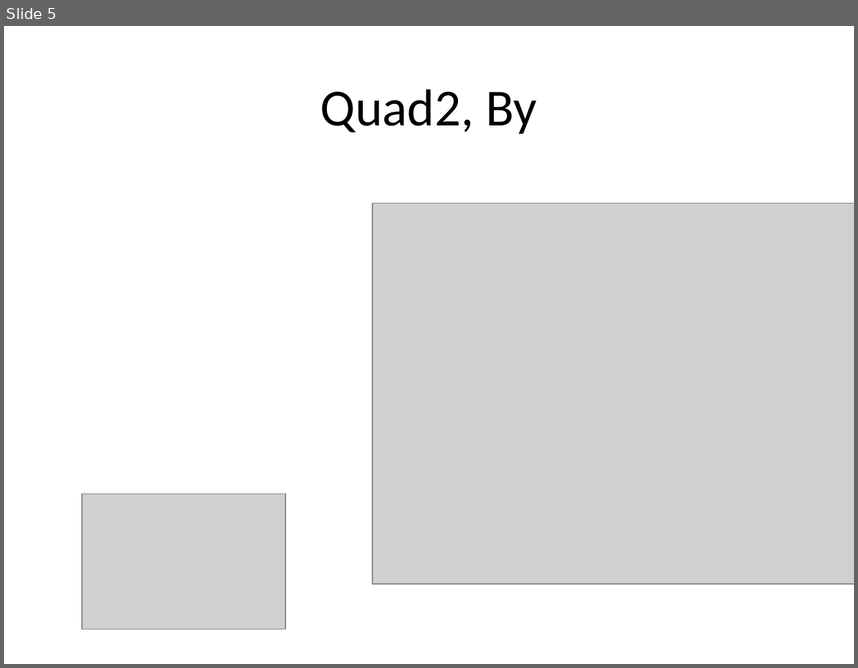
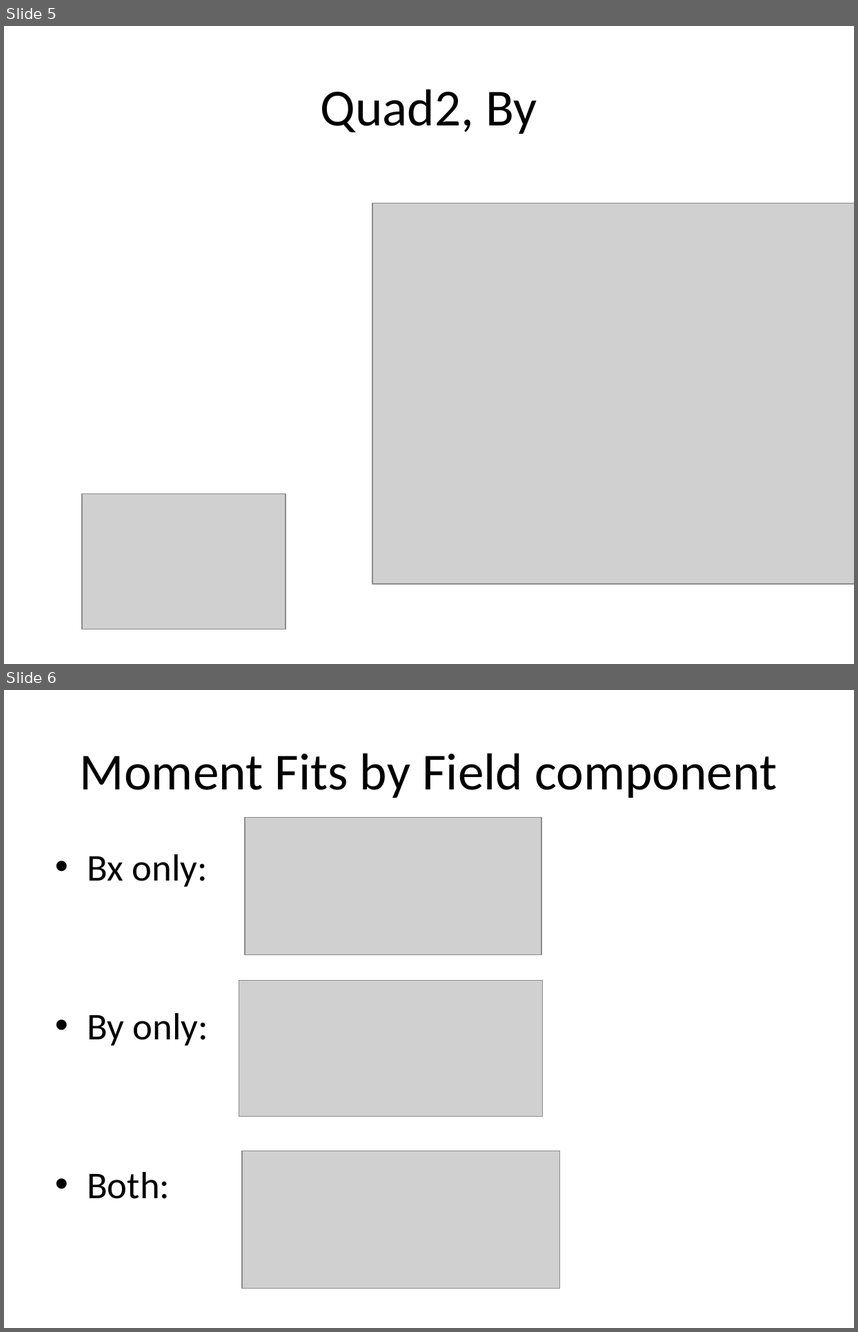
Before and after one commit to afisher000/3D-Stepper-Controls, a slide deck: Quad 3D Scans/Quad 3D x-y dependence.pptx. Shown one above the other, each under a label of ours: slide 5 before the commit, slides 5 and 6 after it. The pictures are 858x668 and 858x1332 pixels, drawn with LibreOffice and Linux fonts; fonts in the diff are those of the drawing; grey boxes stand for pictures. Boxes give left, top, right and bottom in pixels: in the first picture for what was removed or moved away, otherwise in the second. Text is boxed around its words. In the diff, an @@ line names an element or a change of style, - is before the commit and + after.

```diff
--- a/Quad 3D Scans/Quad 3D x-y dependence.pptx
+++ b/Quad 3D Scans/Quad 3D x-y dependence.pptx
@@ slide 6 added at <box>4,690,854,1328</box>, background #FFFFFF @@
@@ title added at <box>80,753,777,798</box>, 44 pt, text #000000 @@
+Moment Fits by Field component
@@ picture added at <box>245,818,542,954</box> @@
@@ text added at <box>87,854,209,1199</box>, 32 pt, text #000000 @@
+• Bx only:
+• By only:
+• Both:
@@ picture added at <box>239,980,542,1116</box> @@
@@ picture added at <box>242,1151,560,1288</box> @@
```
Also in this commit, not shown: 3 other slides added, 8 other files.
